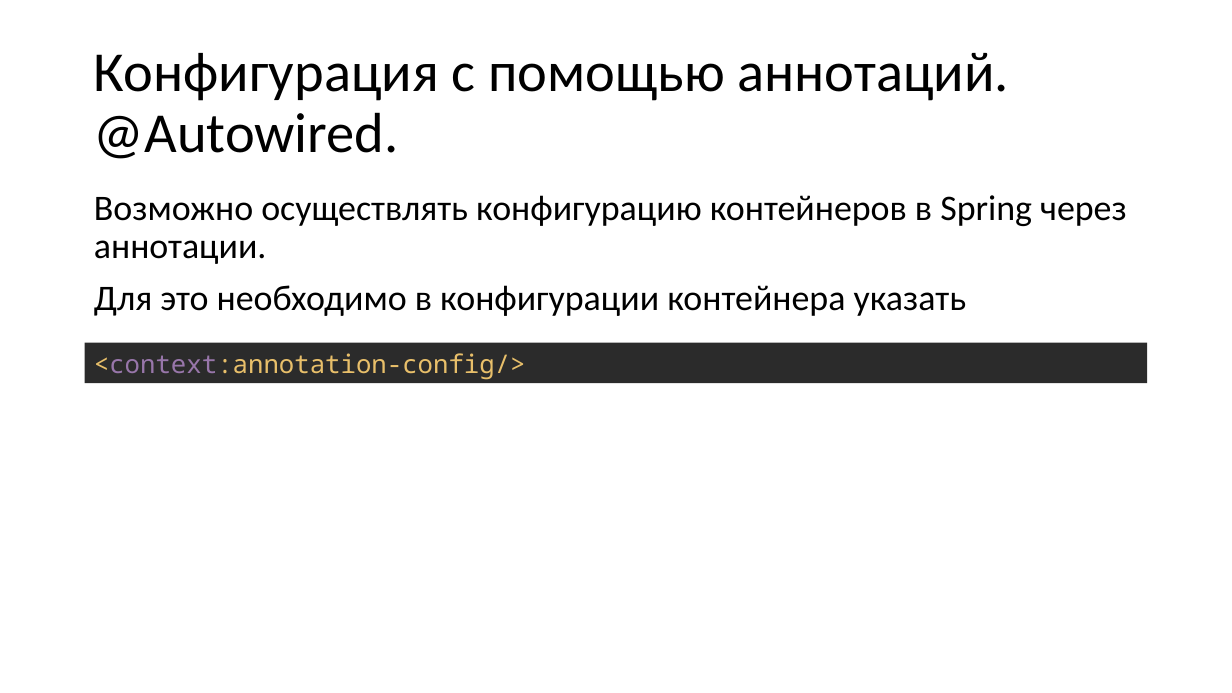
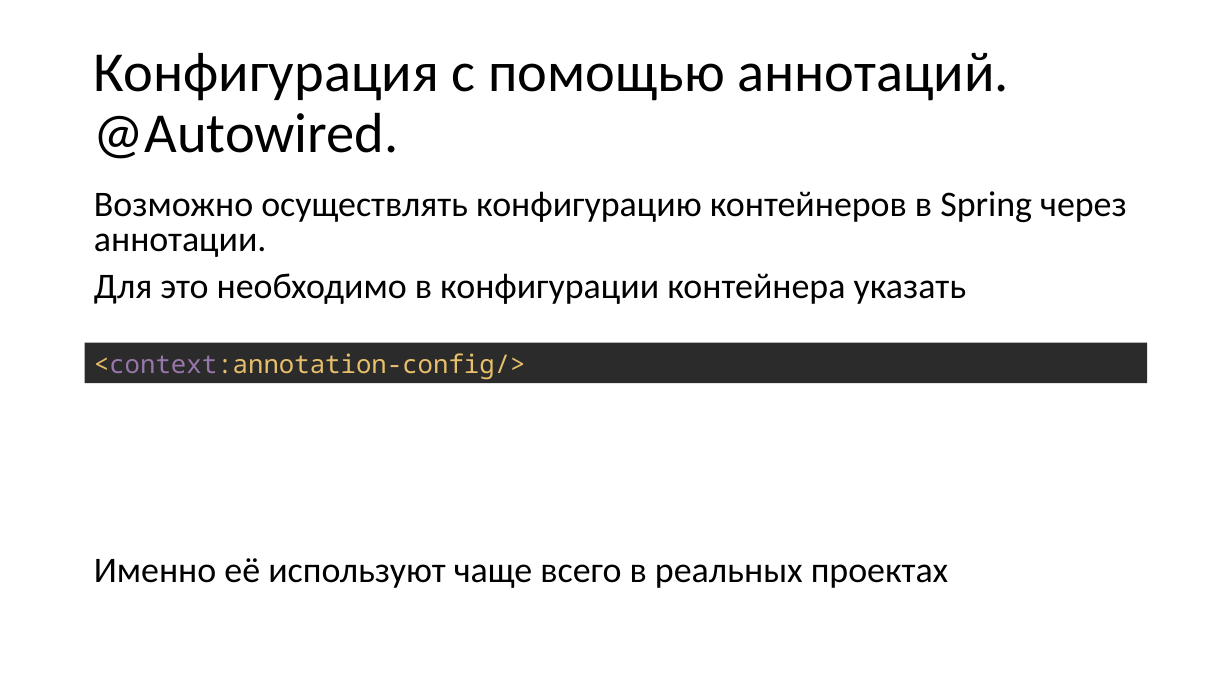
Before and after one commit to Zaudinov/Spring.IoC, a slide deck: slide 1 of example20.pptx. Drawn at 1232x693 pixels with LibreOffice and Linux fonts; fonts in the diff are those of the drawing. Boxes give left, top, right and bottom in pixels: in the first picture for what was removed or moved away, otherwise in the second. Text is boxed around its words. In the diff, an @@ line names an element or a change of style, - is before the commit and + after.

```diff
--- a/example20.pptx
+++ b/example20.pptx
@@ text at (94,191,1127,304): line spacing 0.9 to 0.8 @@
@@ text at (94,558,948,588): paragraph added @@
+Именно её используют чаще всего в реальных проектах
```
Also in this commit, not shown: 20 other files.
